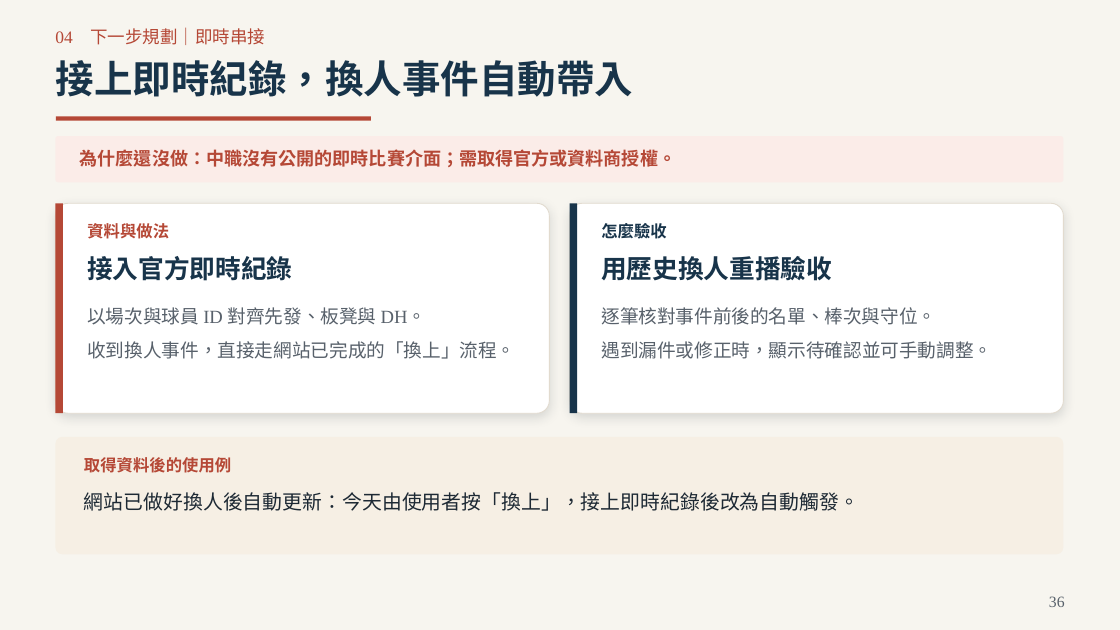
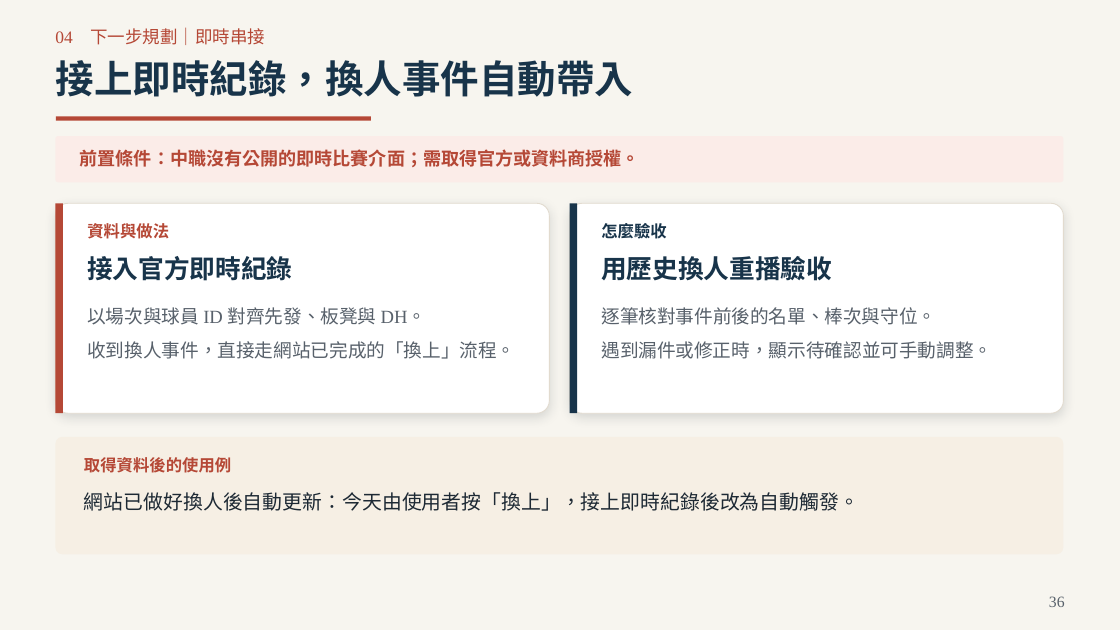
Before and after one commit to Da-Xiong-Chen/baseball_project, a slide deck: slide 36 of presentations/competition-2026/sync-20261115/一球兩面_臨場用人決策_2026球季版_38頁.pptx. Drawn at 1120x630 pixels with LibreOffice and Linux fonts; fonts in the diff are those of the drawing. Boxes give left, top, right and bottom in pixels: in the first picture for what was removed or moved away, otherwise in the second. Text is boxed around its words. In the diff, an @@ line names an element or a change of style, - is before the commit and + after.

```diff
--- a/presentations/competition-2026/sync-20261115/一球兩面_臨場用人決策_2026球季版_38頁.pptx
+++ b/presentations/competition-2026/sync-20261115/一球兩面_臨場用人決策_2026球季版_38頁.pptx
@@ text at <box>80,149,640,167</box>: text changed @@
-為什麼還沒做：中職沒有公開的即時比賽介面；需取得官方或資料商授權。
+前置條件：中職沒有公開的即時比賽介面；需取得官方或資料商授權。
```
Also in this commit, not shown: 12 other slides changed, 2 other files.
